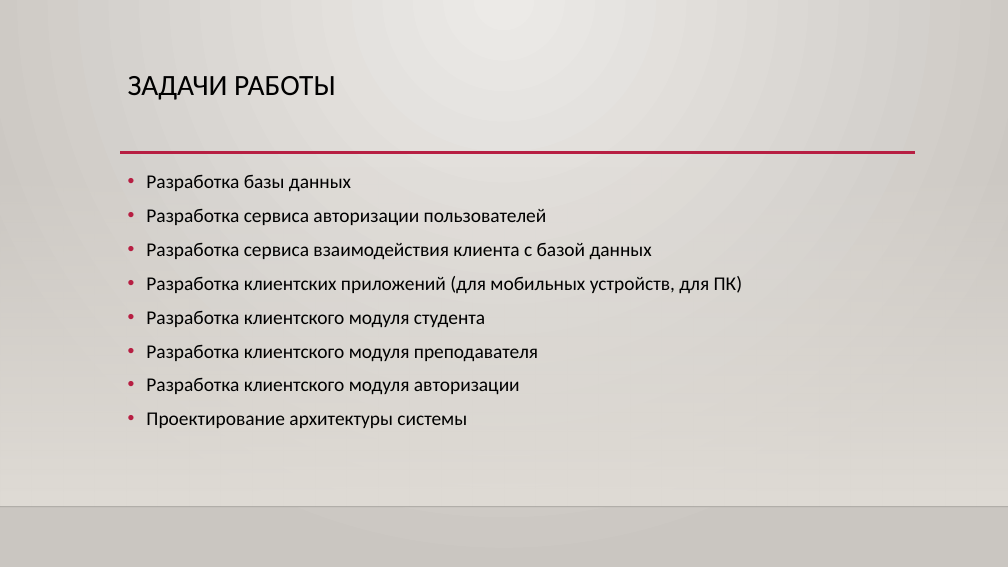
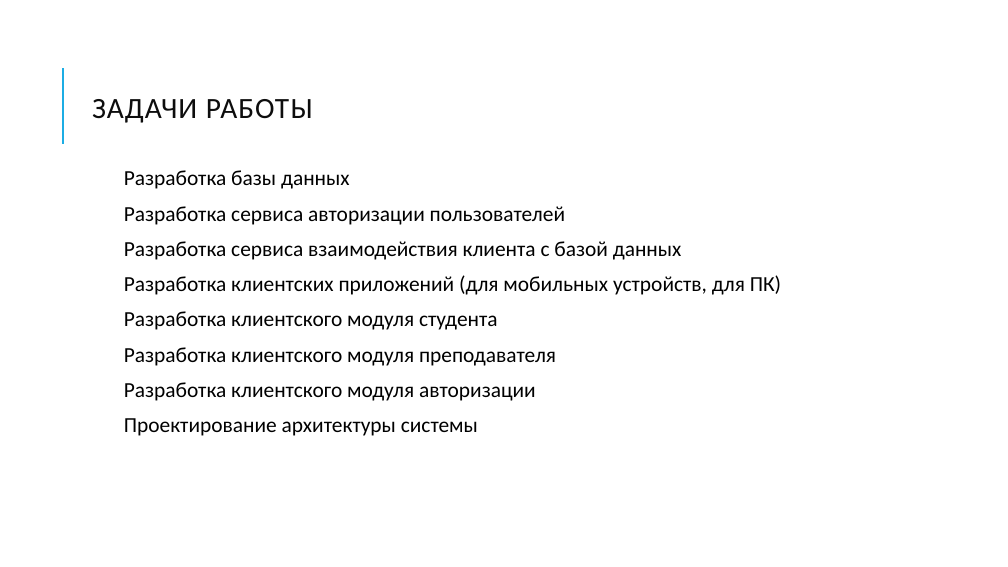
Before and after one commit to mpozdeevf/Diploma, a slide deck: slide 3 of Презентация ВКР Бакалавра.pptx. Drawn at 1008x567 pixels with LibreOffice and Linux fonts; fonts in the diff are those of the drawing; background and template pictures are left out. Boxes give left, top, right and bottom in pixels: in the first picture for what was removed or moved away, otherwise in the second. Text is boxed around its words. In the diff, an @@ line names an element or a change of style, - is before the commit and + after.

```diff
--- a/Презентация ВКР Бакалавра.pptx
+++ b/Презентация ВКР Бакалавра.pptx
@@ background gradient #ECEAE7 to #CAC7C1 to #FFFFFF @@
@@ title "ЗАДАЧИ РАБОТЫ": place and size @@
-title "ЗАДАЧИ РАБОТЫ" at bbox=[128, 76, 336, 100]
+title "ЗАДАЧИ РАБОТЫ" at bbox=[92, 99, 313, 123]
@@ title "ЗАДАЧИ РАБОТЫ" at bbox=[92, 99, 313, 123]: text colour #000000 to #0D0D0D, letter spacing 0 to 1 pt; line spacing 0.9 to 0.8; vertical alignment top to middle @@
@@ line added from (63, 144) to (63, 68), #1CADE4 1.5 pt @@
@@ rectangle removed at bbox=[0, 167, 1008, 507] @@
@@ text "Разработка базы данных" at bbox=[124, 170, 781, 436]: size 18.5 to 20.4 pt; bullet • to none; line spacing 1 to 0.8; more space between paragraphs @@
@@ line removed from (120, 153) to (915, 153) @@
@@ line removed from (0, 507) to (1008, 507) @@
```
Also in this commit, not shown: 6 other slides changed, 4 slides added, 2 other files.
